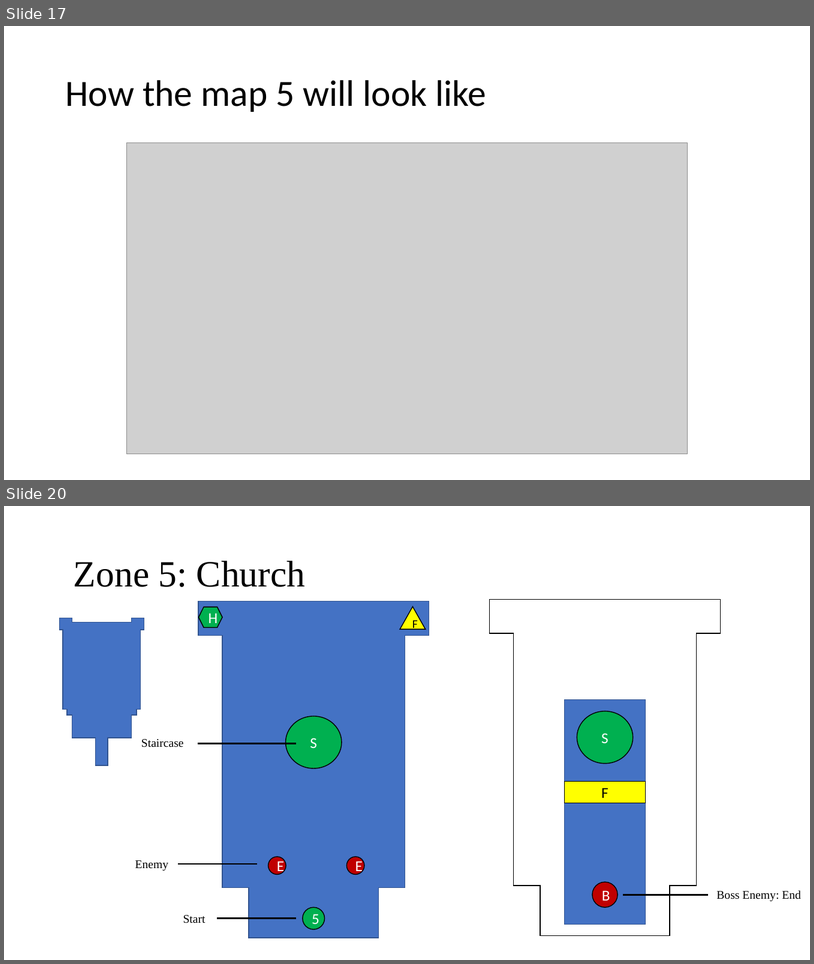
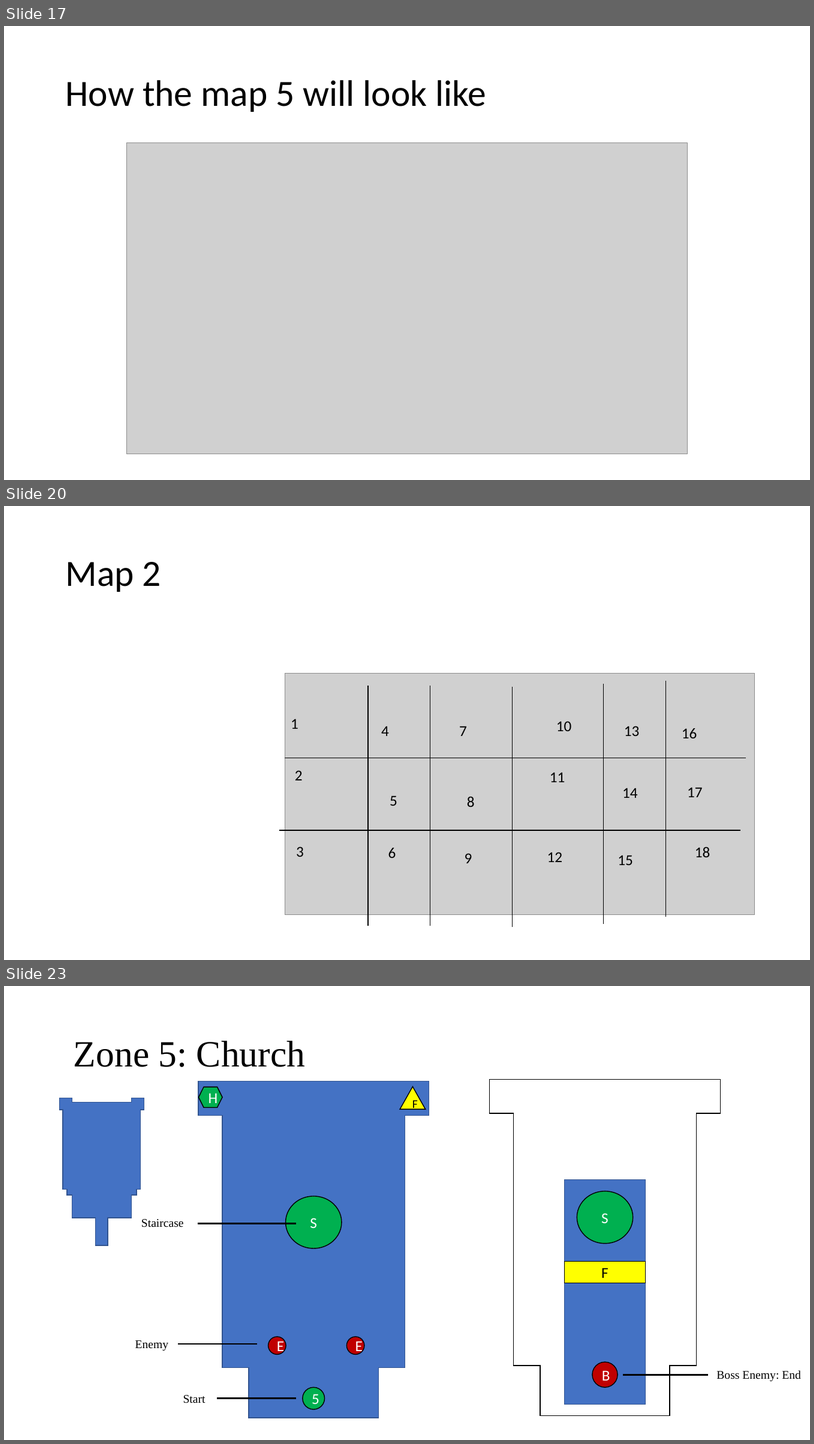
Before and after one commit to PlaceholderGames/2020-yr1-group-6, a slide deck: Graphics/Map/Eldritch Horror Zone Layouts.pptx. Shown one above the other, each under a label of ours: slides 17 and 20 before the commit, slides 17, 20 and 23 after it; the slides between them are not shown. The pictures are 814x964 and 814x1444 pixels, drawn with LibreOffice and Linux fonts; fonts in the diff are those of the drawing; grey boxes stand for pictures. Boxes give left, top, right and bottom in pixels: in the first picture for what was removed or moved away, otherwise in the second. Text is boxed around its words. In the diff, an @@ line names an element or a change of style, - is before the commit and + after.

```diff
--- a/Graphics/Map/Eldritch Horror Zone Layouts.pptx
+++ b/Graphics/Map/Eldritch Horror Zone Layouts.pptx
@@ slide 20 added at [4,506,810,960], background #FFFFFF @@
@@ title added at [65,562,161,592], 44 pt, text #000000 @@
+Map 2
@@ picture added at [285,673,755,915] @@
@@ line added from (368, 685) to (368, 925), #000000 1 pt @@
@@ line added from (431, 685) to (431, 925), #000000 1 pt @@
@@ line added from (603, 684) to (603, 924), #000000 1 pt @@
@@ line added from (666, 680) to (666, 917), #000000 1 pt @@
@@ line added from (513, 687) to (513, 927), #000000 1 pt @@
@@ text added at [291,718,299,729], 18 pt, text #000000 @@
+1
@@ text added at [557,721,572,731], 18 pt, text #000000 @@
+10
@@ text added at [381,726,389,736], 18 pt, text #000000 @@
+4
@@ text added at [459,726,467,736], 18 pt, text #000000 @@
+7
@@ text added at [624,726,640,736], 18 pt, text #000000 @@
+13
@@ text added at [682,728,698,738], 18 pt, text #000000 @@
+16
@@ line added from (285, 757) to (747, 757), #000000 1 pt @@
@@ text added at [295,770,303,780], 18 pt, text #000000 @@
+2
@@ text added at [550,772,566,782], 18 pt, text #000000 @@
+11
@@ text added at [623,787,638,798], 18 pt, text #000000 @@
+14
@@ text added at [687,787,703,797], 18 pt, text #000000 @@
+17
@@ text added at [390,796,398,805], 18 pt, text #000000 @@
+5
@@ text added at [467,796,475,807], 18 pt, text #000000 @@
+8
@@ line added from (279, 830) to (741, 830), #000000 1 pt @@
@@ text added at [296,846,304,856], 18 pt, text #000000 @@
+3
@@ text added at [389,847,396,858], 18 pt, text #000000 @@
+6
@@ text added at [695,847,711,857], 18 pt, text #000000 @@
+18
@@ text added at [465,853,473,863], 18 pt, text #000000 @@
+9
@@ text added at [548,852,563,862], 18 pt, text #000000 @@
+12
@@ text added at [618,855,633,865], 18 pt, text #000000 @@
+15
@@ what was slide 20 is now slide 23 @@
```
Also in this commit, not shown: 1 slide changed, 3 other slides added, 1 slide removed, 34 other files.
